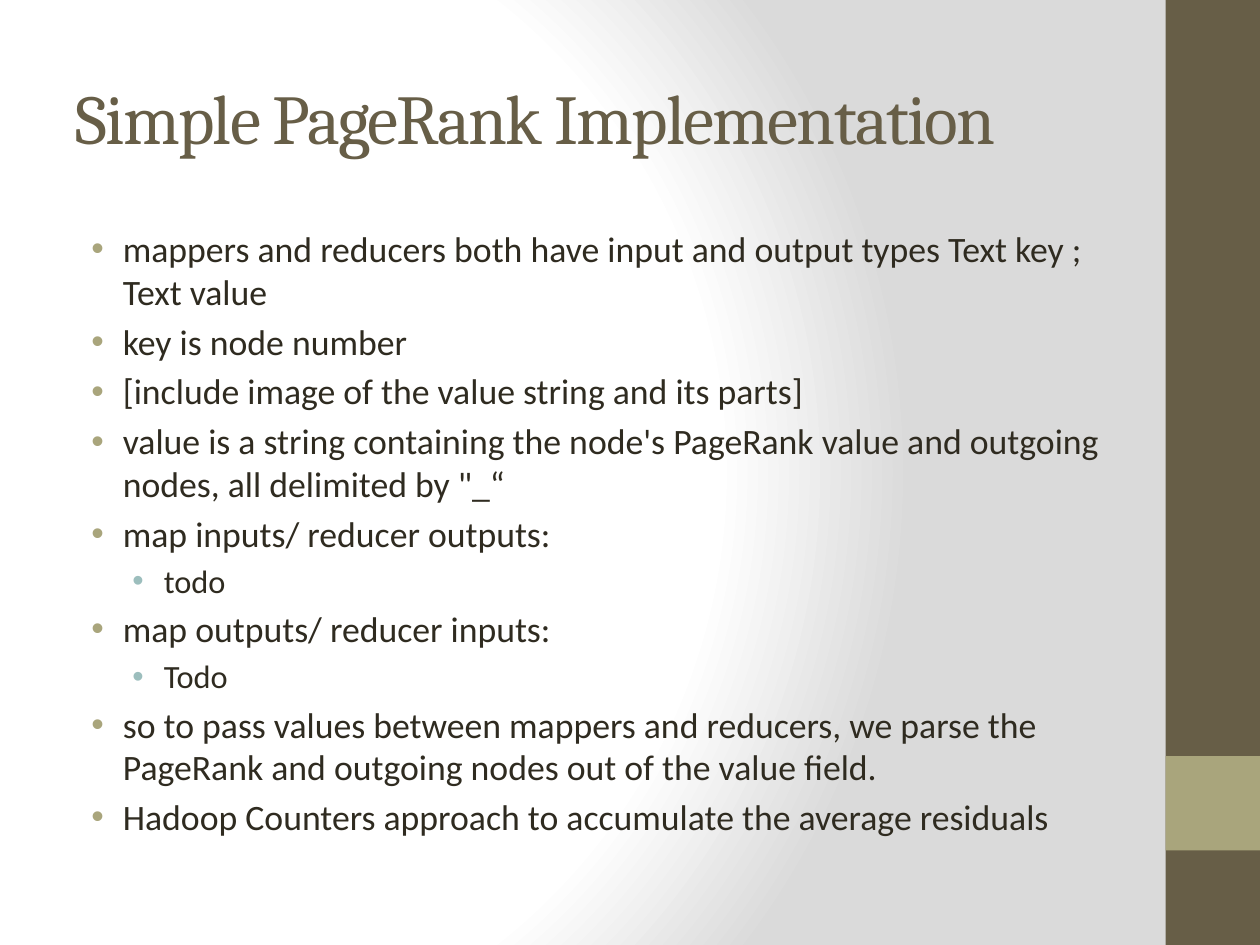
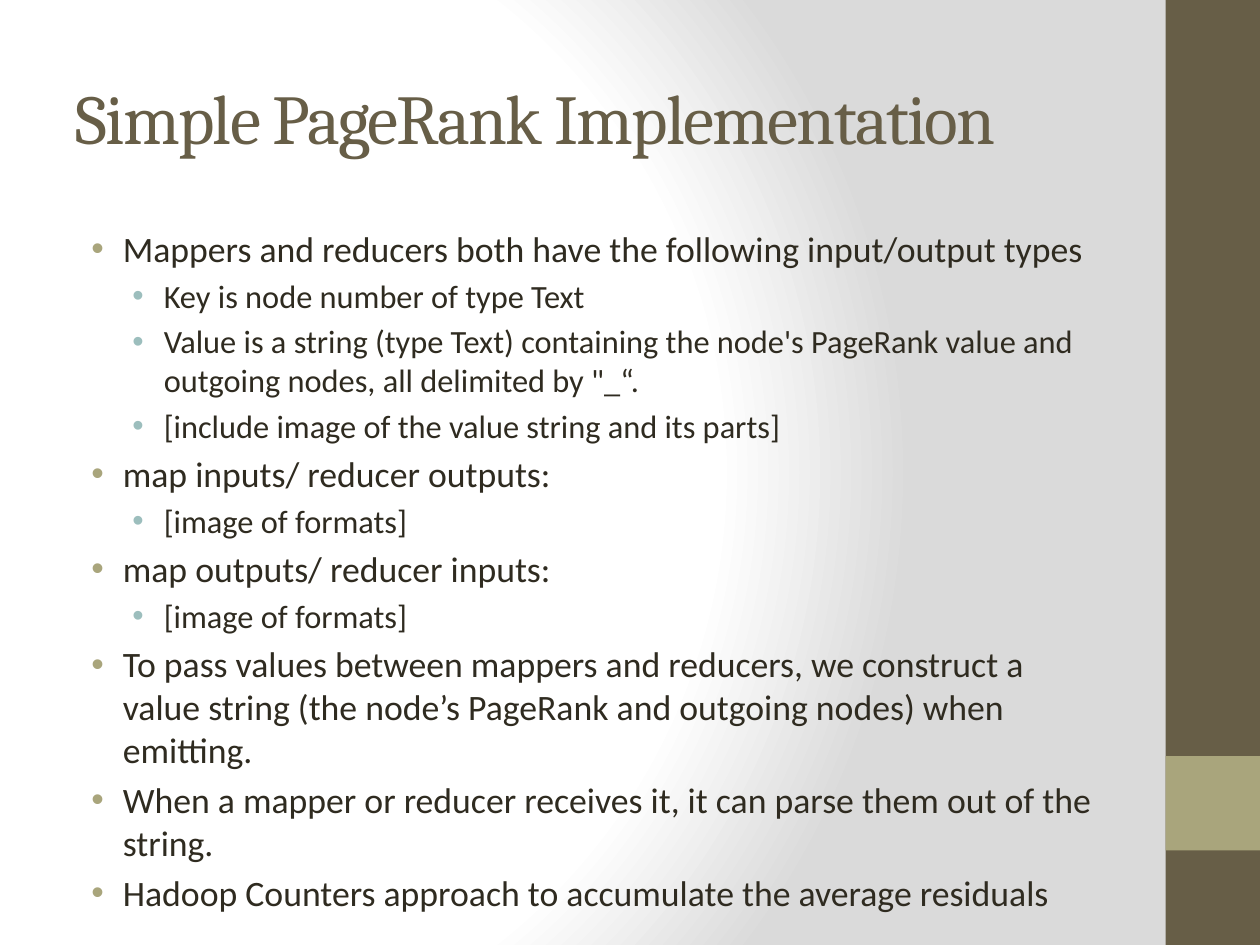
Before and after one commit to piranna0/CS5300P2, a slide deck: slide 5 of presentation.pptx. Drawn at 1260x945 pixels with LibreOffice and Linux fonts; fonts in the diff are those of the drawing. Boxes give left, top, right and bottom in pixels: in the first picture for what was removed or moved away, otherwise in the second. Text is boxed around its words. In the diff, an @@ line names an element or a change of style, - is before the commit and + after.

```diff
--- a/presentation.pptx
+++ b/presentation.pptx
@@ text at (x1=123, y1=237, x2=1083, y2=398): text changed; size 20.4 to 18.5 pt @@
-• mappers and reducers both have input and output types Text key ; Text value
-• key is node number
+• Mappers and reducers both have the following input/output types
+  • Key is node number of type Text
+  • Value is a string (type Text) containing the node's PageRank value and outgoing nodes, all delimited by "_“.
@@ text at (x1=164, y1=414, x2=780, y2=444): size 20.4 to 18.5 pt in "[include image of the value string and ..."; list level 1 to 2 in "[include image of the value ..."; bullet colour #A9A57C to #9CBEBD @@
@@ text at (x1=123, y1=429, x2=1099, y2=503): paragraph removed @@
-• value is a string containing the node's PageRank value and outgoing nodes, all delimited by "_“
@@ text at (x1=164, y1=509, x2=407, y2=539): text changed @@
-  • todo
+  • [image of formats]
@@ text at (x1=123, y1=604, x2=1090, y2=862): text changed @@
-  • Todo
-• so to pass values between mappers and reducers, we parse the PageRank and outgoing nodes out of the value field.
+  • [image of formats]
+• To pass values between mappers and reducers, we construct a value string (the node’s PageRank and outgoing nodes) when emitting.
+• When a mapper or reducer receives it, it can parse them out of the string.
```
Also in this commit, not shown: 9 other slides changed, 2 slides added.
